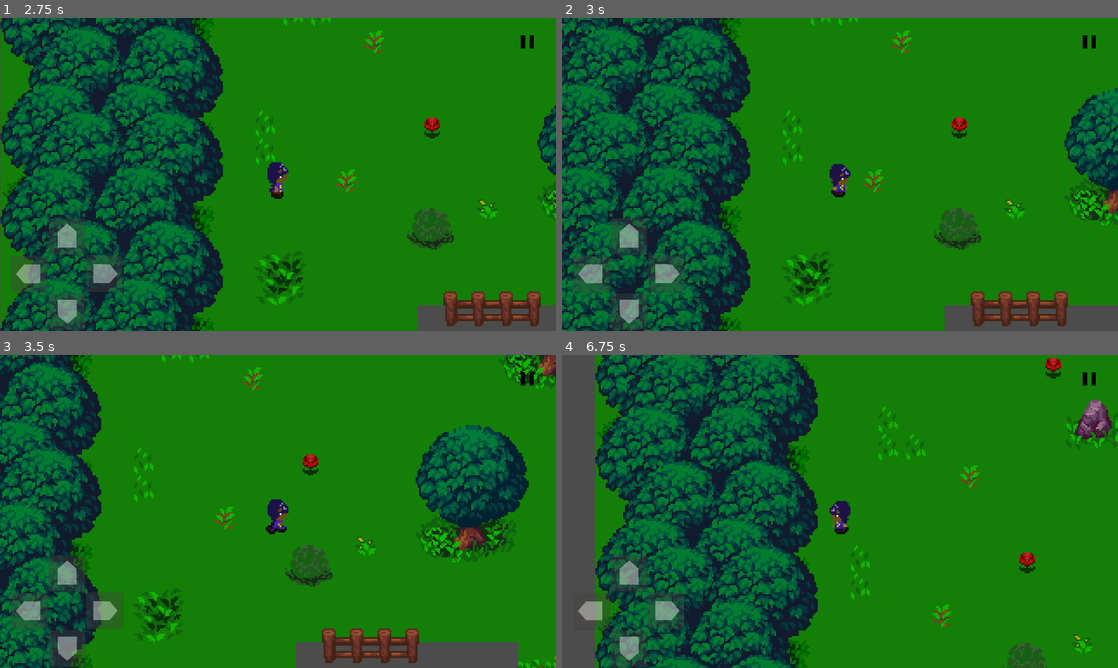
Above: before the commit, frames 1-4 (two rows, left to right).
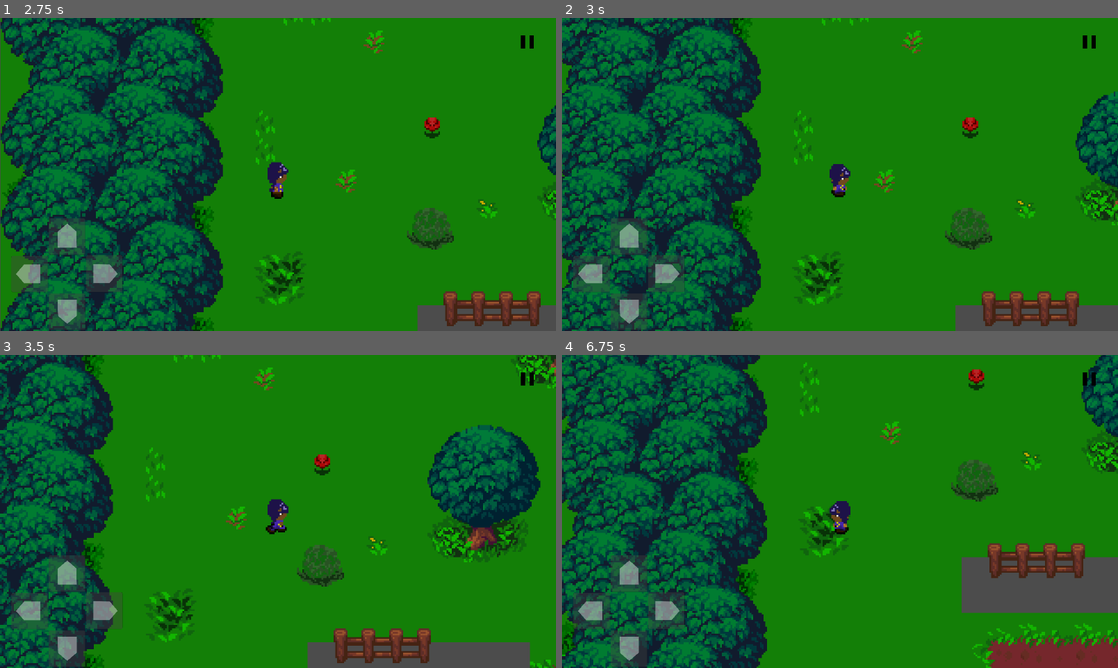
Above: after the commit, the same moments.

Repository: SynT8735/Blackout
Game: Godot game, scene res://Scenes/Menu/Menu.tscn
Two runs of this game, one before a commit and one after it. Both use one fixed random seed, a clock stepped at 60 frames per second and the inputs below.
Inputs (mouse positions are in pixels of both pictures, inside the frame that each line leads up to):
- Up to frame 1 (2.75 s): click "Jogar" at 0.5 s; click (528, 43) at 1.25 s; click "Voltar ao jogo" at 2 s
- Up to frame 2 (3 s): tap Enter at 2.75 s; hold Right (ui_right) from 2.78 s (still down)
- Up to frame 3 (3.5 s): keep holding Right (ui_right)
- Up to frame 4 (6.75 s): release Right (ui_right) at 3.53 s; hold Down (ui_down) 3.53-4.28 s; hold Right (ui_right) 4.28-5.03 s; hold Up (ui_up) 5.03-5.78 s; hold Left (ui_left) from 5.78 s (still down)

Frame 1 is identical in both runs. In frame 2, 29% of the frame differs, in the area x 0-100%, y 0-100%; in frame 3, 23%; in frame 4, 49%.

Commit message:
cleaned up player movement code and added knockback

Diff:
--- a/Blackout/Organizado/Scenes/player.tscn
+++ b/Blackout/Organizado/Scenes/player.tscn
@@ -1,12 +1,28 @@
-[gd_scene load_steps=3 format=2]
+[gd_scene load_steps=4 format=2]
 
 [ext_resource path="res://assets/scripts/KinematicBody2D.gd" type="Script" id=1]
 [ext_resource path="res://assets/anim/player_anim.tres" type="SpriteFrames" id=2]
 
+[sub_resource type="Animation" id=1]
+resource_name = "taking_damage"
+length = 0.45
+step = 0.05
+tracks/0/type = "value"
+tracks/0/path = NodePath("AnimatedSprite:visible")
+tracks/0/interp = 1
+tracks/0/loop_wrap = true
+tracks/0/imported = false
+tracks/0/enabled = true
+tracks/0/keys = {
+"times": PoolRealArray( 0, 0.05, 0.1, 0.15, 0.2, 0.25, 0.3, 0.35, 0.4, 0.45 ),
+"transitions": PoolRealArray( 1, 1, 1, 1, 1, 1, 1, 1, 1, 1 ),
+"update": 1,
+"values": [ false, true, false, true, false, true, false, true, false, true ]
+}
+
 [node name="Player" type="KinematicBody2D"]
 z_index = 3
 script = ExtResource( 1 )
-speed = 100
 
 [node name="AnimatedSprite" type="AnimatedSprite" parent="."]
 frames = ExtResource( 2 )
@@ -14,3 +30,14 @@
 
 [node name="CollisionPolygon2D" type="CollisionPolygon2D" parent="."]
 polygon = PoolVector2Array( 4.84273, -6.0688, 5.00032, 3.00113, 4.01923, 3.03192, 4.06704, 4.02591, 3.02397, 4.00761, 3 …(240 unchanged characters)…
+
+[node name="Area2D" type="Area2D" parent="."]
+collision_layer = 3
+
+[node name="CollisionPolygon2D" type="CollisionPolygon2D" parent="Area2D"]
+polygon = PoolVector2Array( 4.84273, -6.0688, 5.00032, 3.00113, 4.01923, 3.03192, 4.06704, 4.02591, 3.02397, 4.00761, 3.04227, 5.05069, 3.00629, 6.04336, 3.09716, 12.9927, 1.99918, 13.0293, -2.02672, 13.011, -4.09458, 12.9744, -3.97944, 10.038, -3.99774, 8.02509, -3.97944, 5.97554, -3.96556, 5.04849, -5.13231, 5.00566, -5.05911, 3.04761, -5.11969, -5.9878 )
+
+[node name="AnimationPlayer" type="AnimationPlayer" parent="."]
+anims/taking_damage = SubResource( 1 )
+[connection signal="area_entered" from="Area2D" to="." method="_on_Area2D_area_entered"]
+[connection signal="body_entered" from="Area2D" to="." method="_on_Area2D_body_entered"]
--- a/Blackout/Organizado/assets/scripts/KinematicBody2D.gd
+++ b/Blackout/Organizado/assets/scripts/KinematicBody2D.gd
@@ -1,56 +1,56 @@
 extends KinematicBody2D
 
-export (int) var speed
+export (int) var speed = 100
+export (int) var knockback_speed = 500
 
-var touch_left : = false
-var touch_right : = false
-var touch_up : = false
-var touch_down : = false
-var velocity : = Vector2()
-var is_walking := false
+onready var area = $Area2D
+onready var sprite = $AnimatedSprite
+onready var animation_player = $AnimationPlayer
+
+var touch_left := false
+var touch_right := false
+var touch_up := false
+var touch_down := false
+
+var velocity := Vector2()
+var is_taking_damage = false
 
 func get_input():
-	if (not is_walking) and (Input.is_action_pressed("ui_right") or touch_right):
-		velocity.x += 1
-		$AnimatedSprite.flip_h = false
-		is_walking = true
-		$AnimatedSprite.play("Run")
-	elif (not is_walking) and (Input.is_action_pressed("ui_left") or touch_left):
-		velocity.x -= 1
-		$AnimatedSprite.flip_h = true
-		is_walking = true
-		$AnimatedSprite.play("Run")
-	elif (not is_walking) and (Input.is_action_pressed("ui_down") or touch_down):
-		velocity.y += 1
-		is_walking = true
-		$AnimatedSprite.play("Walk_Down")
-	elif (not is_walking) and (Input.is_action_pressed("ui_up") or touch_up):
-		velocity.y -= 1
-		is_walking = true
-		$AnimatedSprite.play("Walk_Up")
+	# Basically just turning input values into single boolean variables
+	var move_right = Input.is_action_pressed("ui_right") or touch_right
+	var move_left = Input.is_action_pressed("ui_left") or touch_left
+	var move_up = Input.is_action_pressed("ui_up") or touch_up
+	var move_down = Input.is_action_pressed("ui_down") or touch_down
 
-	if Input.is_action_just_released("ui_right"):
-		$AnimatedSprite.play("Idle")
-		is_walking = false
-		velocity.x = 0
+	# Initializing variables
+	var x_movement = 0
+	var y_movement = 0
 
-	if Input.is_action_just_released("ui_left"):
-		$AnimatedSprite.flip_h = true
-		$AnimatedSprite.play("Idle")
-		is_walking = false
-		velocity.x = 0
-
-	if Input.is_action_just_released("ui_up"):
-		$AnimatedSprite.play("Idle_Back")
-		is_walking = false
-		velocity.y = 0
-
-	if Input.is_action_just_released("ui_down"):
-		$AnimatedSprite.play("Idle_Front")
-		is_walking = false
-		velocity.y = 0
-
-	velocity = velocity.normalized() * speed
+	# If moving horizontally
+	if move_right or move_left:
+		# Flips sprite if moving left only
+		sprite.flip_h = move_left
+		sprite.play("Run")
+		# We only want to set x movement here because otherwise it allows the player
+		# to move diagonally which has strange behavior
+		x_movement = int(move_right) - int(move_left)
+	# If moving vertically
+	elif move_up or move_down:
+		# See note above x_movement
+		y_movement = int(move_down) - int(move_up)
+		if move_up:
+			sprite.play("Walk_Up")
+		elif move_down:
+			sprite.play("Walk_Down")
+	else:
+		if Input.is_action_just_released("ui_up"):
+			sprite.play("Idle_Back")
+		elif Input.is_action_just_released("ui_down"):
+			sprite.play("Idle_Front")
+		elif Input.is_action_just_released("ui_left") or Input.is_action_just_released("ui_right"):
+			sprite.play("Idle")
+	var move_to = Vector2(x_movement * speed, y_movement * speed)
+	velocity = lerp(velocity, move_to, 0.2)
 
 func _on_left_pressed():
 	touch_left = true
@@ -66,31 +66,44 @@
 
 func _on_left_released():
 	touch_left = false
-	$AnimatedSprite.flip_h = true
-	$AnimatedSprite.play("Idle")
-	velocity.x = 0
-	is_walking = false
+	sprite.play("Idle")
 
 func _on_right_released():
 	touch_right = false
-	$AnimatedSprite.play("Idle")
-	velocity.x = 0
-	is_walking = false
+	sprite.play("Idle")
 
 func _on_down_released():
 	touch_down = false
-	$AnimatedSprite.play("Idle_Front")
-	velocity.y = 0
-	is_walking = false
+	sprite.play("Idle_Front")
 
 func _on_up_released():
 	touch_up = false
-	$AnimatedSprite.play("Idle_Back")
-	velocity.y = 0
-	is_walking = false
+	sprite.play("Idle_Back")
 
 # warning-ignore:unused_argument
 func _physics_process(delta):
 	get_input()
-#	velocity = move_and_slide(velocity)
-	move_and_collide(velocity * delta)
+	check_for_overlap()
+	velocity = move_and_slide(velocity)
+
+# This function is needed because if the player is still under an enemy after
+# taking damage then it will not trigger again because it only triggers when
+# the player enters.
+func check_for_overlap():
+	for body in area.get_overlapping_bodies():
+		_on_Area2D_body_entered(body)
+
+func _on_Area2D_body_entered(body):
+	match body.name:
+		"Slime":
+			take_damage(body)
+
+func take_damage(from_body):
+	if not is_taking_damage:
+		is_taking_damage = true
+		var diff = global_position - from_body.global_position
+		var direction = diff / Vector2(abs(diff.x), abs(diff.y))
+		velocity = direction * Vector2(knockback_speed, knockback_speed)
+		animation_player.play("taking_damage")
+		yield(animation_player, "animation_finished")
+		is_taking_damage = false
